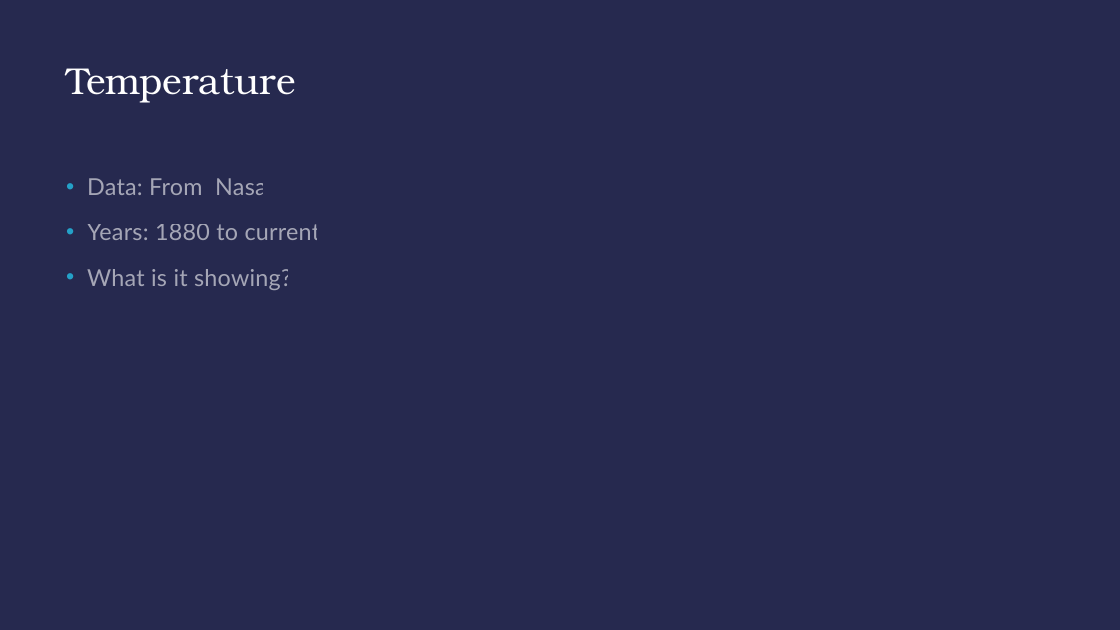
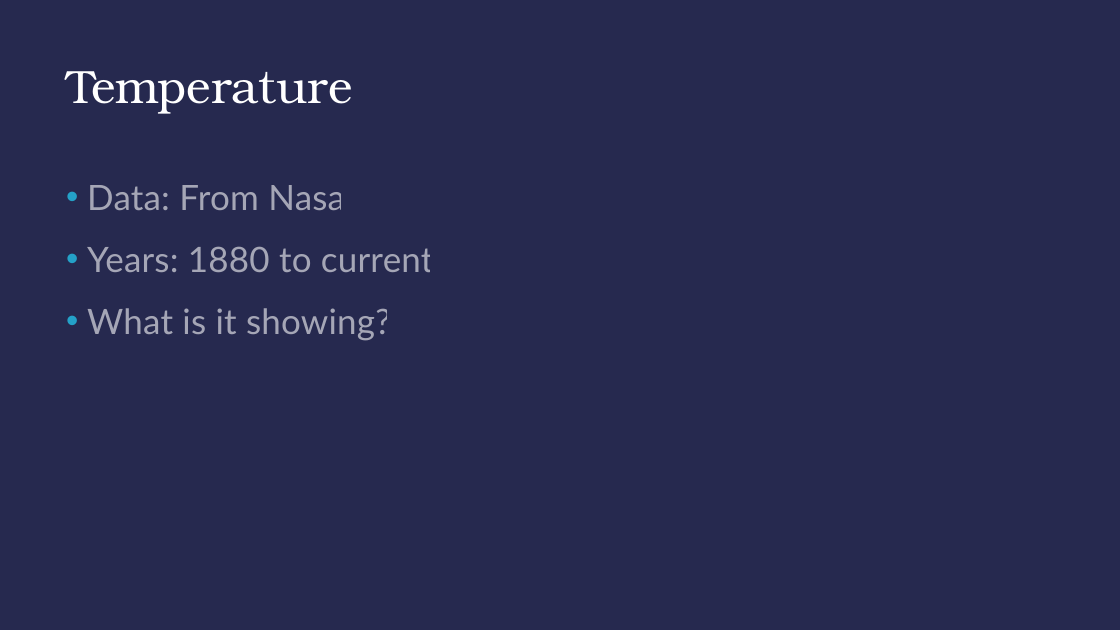
Before and after one commit to nokeeffe2013/Engage-Science-Compsci, a slide deck: slide 7 of Engage_Lesson4/lesson4_climate_slides.pptx (slide 6 before the commit). Drawn at 1120x630 pixels with LibreOffice and Linux fonts; fonts in the diff are those of the drawing. Boxes give left, top, right and bottom in pixels: in the first picture for what was removed or moved away, otherwise in the second. Text is boxed around its words. In the diff, an @@ line names an element or a change of style, - is before the commit and + after.

```diff
--- a/Engage_Lesson4/lesson4_climate_slides.pptx
+++ b/Engage_Lesson4/lesson4_climate_slides.pptx
@@ title "Temperature" at (66,71,352,114): size 32 to 40 pt @@
@@ text "Data: From Nasa" at (87,185,433,341): size 20 to 30 pt @@
```
Also in this commit, not shown: 6 other slides changed, 2 slides added, 1 slide removed, 3 other files.
